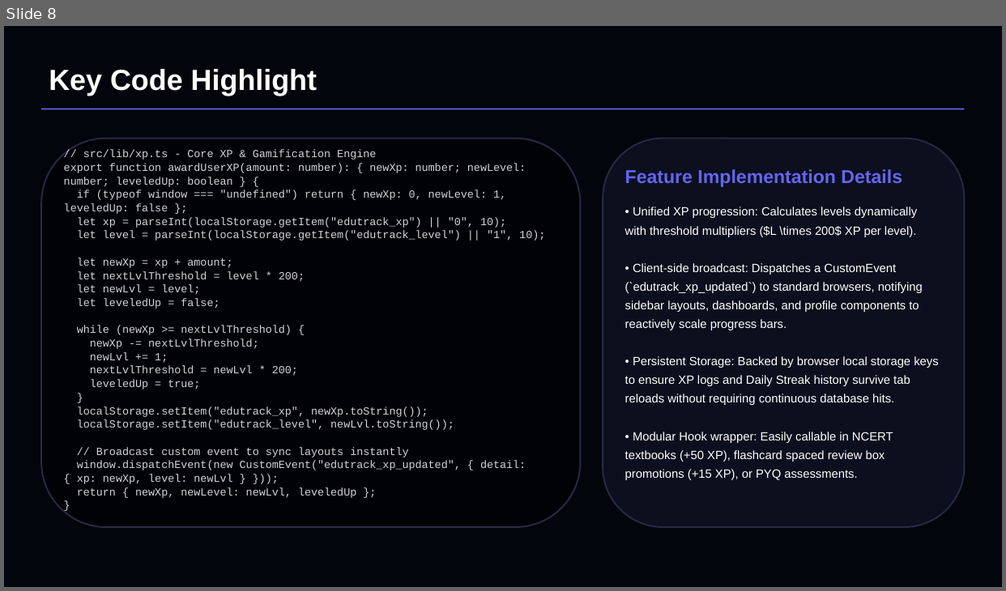
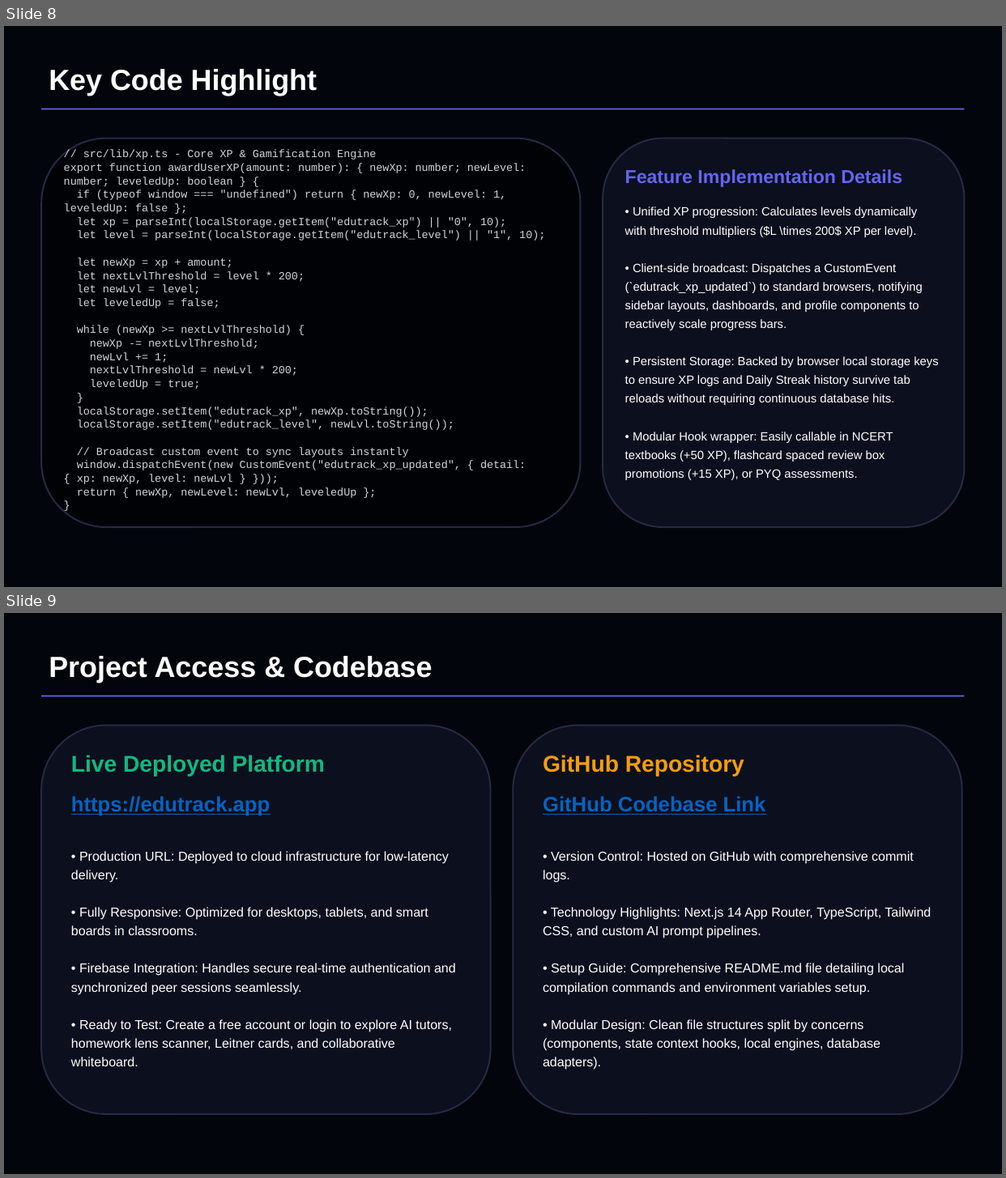
Before and after one commit to sriram12345678900/Edutrack, a slide deck: Submission/EduTrack_Presentation_Fixed.pptx. Shown one above the other, each under a label of ours: slide 8 before the commit, slides 8 and 9 after it. The pictures are 1006x591 and 1006x1178 pixels, drawn with LibreOffice and Linux fonts; fonts in the diff are those of the drawing. Boxes give left, top, right and bottom in pixels: in the first picture for what was removed or moved away, otherwise in the second. Text is boxed around its words. In the diff, an @@ line names an element or a change of style, - is before the commit and + after.

Commit message:
docs: add live app link to ppt presentation slides

```diff
--- a/Submission/EduTrack_Presentation_Fixed.pptx
+++ b/Submission/EduTrack_Presentation_Fixed.pptx
@@ slide 9 added at (x1=4, y1=613, x2=1002, y2=1174), background #03050C @@
@@ text added at (x1=49, y1=656, x2=432, y2=682), 28 pt, text #FFFFFF, bold @@
+Project Access & Codebase
@@ rectangle added at (x1=41, y1=696, x2=965, y2=697), fill #6366F1 @@
@@ rounded rectangle added at (x1=41, y1=726, x2=491, y2=1114), fill #0C0F1D, outline #252B44 1.5 pt @@
@@ rounded rectangle added at (x1=513, y1=726, x2=962, y2=1114), fill #0C0F1D, outline #252B44 1.5 pt @@
@@ text added at (x1=71, y1=755, x2=325, y2=777), 22 pt, text #10B981, bold @@
+Live Deployed Platform
@@ text added at (x1=543, y1=755, x2=744, y2=777), 22 pt, text #F59E0B, bold @@
+GitHub Repository
@@ text added at (x1=71, y1=796, x2=270, y2=816), 20 pt, text #0563C1, bold, underline @@
+https://edutrack.app
@@ text added at (x1=543, y1=796, x2=766, y2=815), 20 pt, text #0563C1, bold, underline @@
+GitHub Codebase Link
@@ text added at (x1=71, y1=851, x2=456, y2=1067), 12.5 pt, text #FFFFFF @@
+• Production URL: Deployed to cloud infrastructure for low-latency delivery.
+• Fully Responsive: Optimized for desktops, tablets, and smart boards in classrooms.
+• Firebase Integration: Handles secure real-time authentication and synchronized peer sessions seamlessly.
+• Ready to Test: Create a free account or login to explore AI tutors, homework lens scanner, Leitner cards, and collaborative whiteboard.
@@ text added at (x1=543, y1=851, x2=931, y2=1070), 12.5 pt, text #FFFFFF @@
+• Version Control: Hosted on GitHub with comprehensive commit logs.
+• Technology Highlights: Next.js 14 App Router, TypeScript, Tailwind CSS, and custom AI prompt pipelines.
+• Setup Guide: Comprehensive README.md file detailing local compilation commands and environment variables setup.
+• Modular Design: Clean file structures split by concerns (components, state context hooks, local engines, database adapters).
```
Also in this commit, not shown: 2 slides changed, 1 other file.
